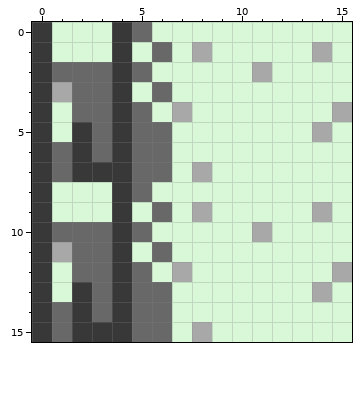
Edited in one commit: pixel-art sprite (tiles/Tile147.png). The first picture shows the starting point.
The file is 16x16 pixels.
The result:
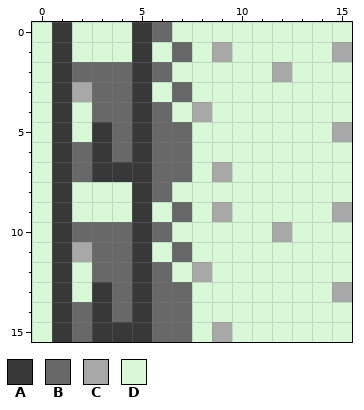
Palette (. is transparent): A #383838  B #686868  C #a8a8a8  D #d8f8d8
Difference:
y 0: x 0..1 AD -> DA; x 4..6 ABD -> DAB
y 1: x 0..1 AD -> DA; x 4..9 ADBDCD -> DADBDC; x 14..15 CD -> DC
y 2: x 0..1 AB -> DA; x 4..6 ABD -> BAB; x 11..12 CD -> DC
y 3: x 0..2 ACB -> DAC; x 4..7 ADBD -> BADB
y 4: x 0..2 ADB -> DAD; x 4..8 ABDCD -> BABDC; x 15 C -> D
y 5: x 0..5 ADABAB -> DADABA; x 7 D -> B; x 14..15 CD -> DC
y 6: x 0..5 ABABAB -> DABABA; x 7 D -> B
y 7: x 0..2 ABA -> DAB; x 5 B -> A; x 7..9 DCD -> BDC
y 8: x 0..1 AD -> DA; x 4..6 ABD -> DAB
y 9: x 0..1 AD -> DA; x 4..9 ADBDCD -> DADBDC; x 14..15 CD -> DC
y 10: x 0..1 AB -> DA; x 4..6 ABD -> BAB; x 11..12 CD -> DC
y 11: x 0..2 ACB -> DAC; x 4..7 ADBD -> BADB
y 12: x 0..2 ADB -> DAD; x 4..8 ABDCD -> BABDC; x 15 C -> D
y 13: x 0..5 ADABAB -> DADABA; x 7 D -> B; x 14..15 CD -> DC
y 14: x 0..5 ABABAB -> DABABA; x 7 D -> B
y 15: x 0..2 ABA -> DAB; x 5 B -> A; x 7..9 DCD -> BDC
